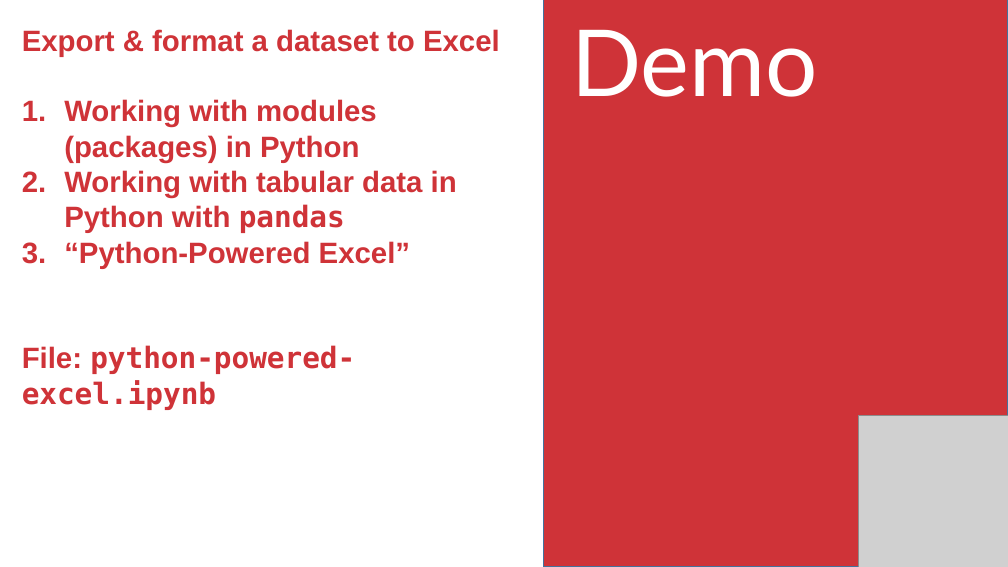
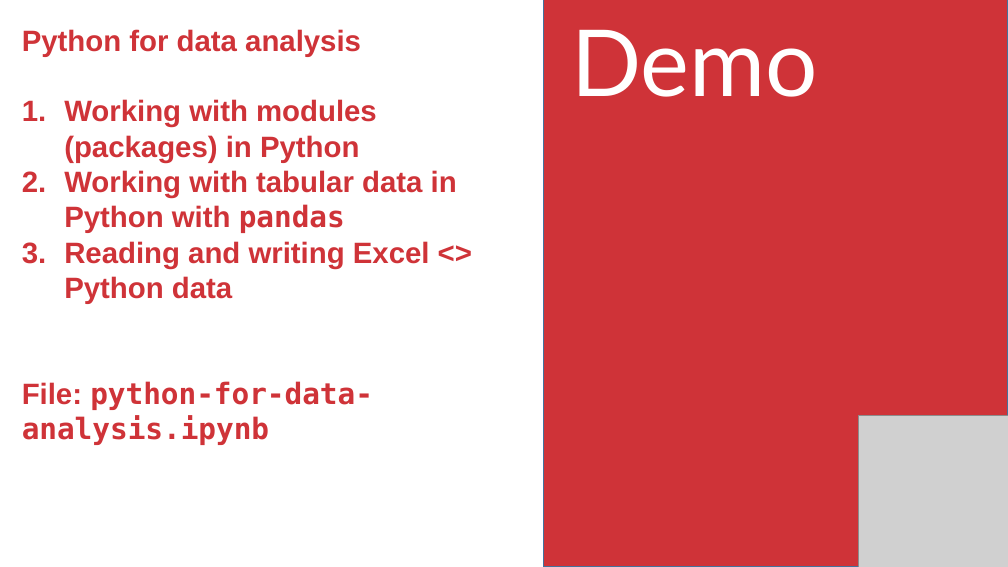
Before and after one commit to stringfestdata/london-excel, a slide deck: slide 20 of advancing-into-analytics-london-meetup.pptx (slide 21 before the commit). Drawn at 1008x567 pixels with LibreOffice and Linux fonts; fonts in the diff are those of the drawing; grey boxes stand for pictures. Boxes give left, top, right and bottom in pixels: in the first picture for what was removed or moved away, otherwise in the second. Text is boxed around its words. In the diff, an @@ line names an element or a change of style, - is before the commit and + after.

```diff
--- a/advancing-into-analytics-london-meetup.pptx
+++ b/advancing-into-analytics-london-meetup.pptx
@@ text at (22,29,361,57): text changed @@
-Export & format a dataset to Excel
+Python for data analysis
@@ text at (22,241,430,445): text changed @@
-3. “Python-Powered Excel”
-File: python-powered-excel.ipynb
+3. Reading and writing Excel <> Python data
+File: python-for-data-analysis.ipynb
```
Also in this commit, not shown: 1 other file.
